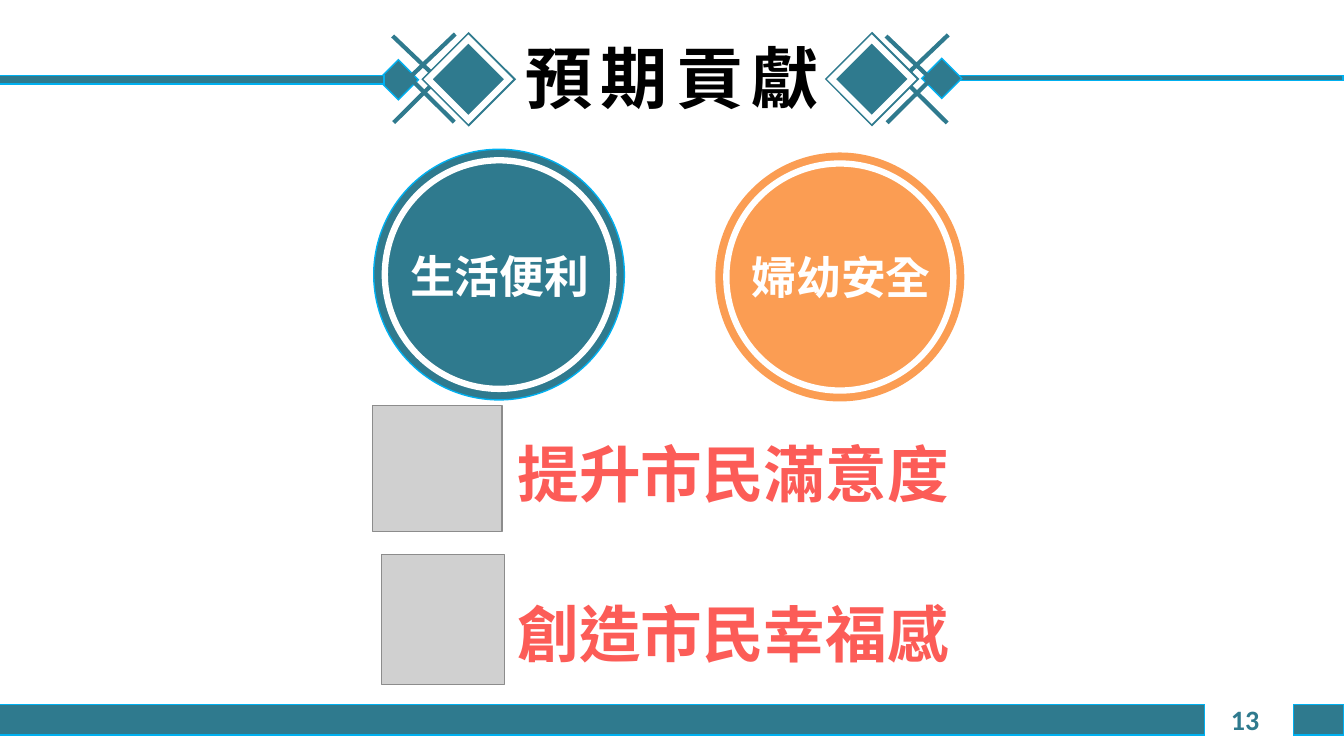
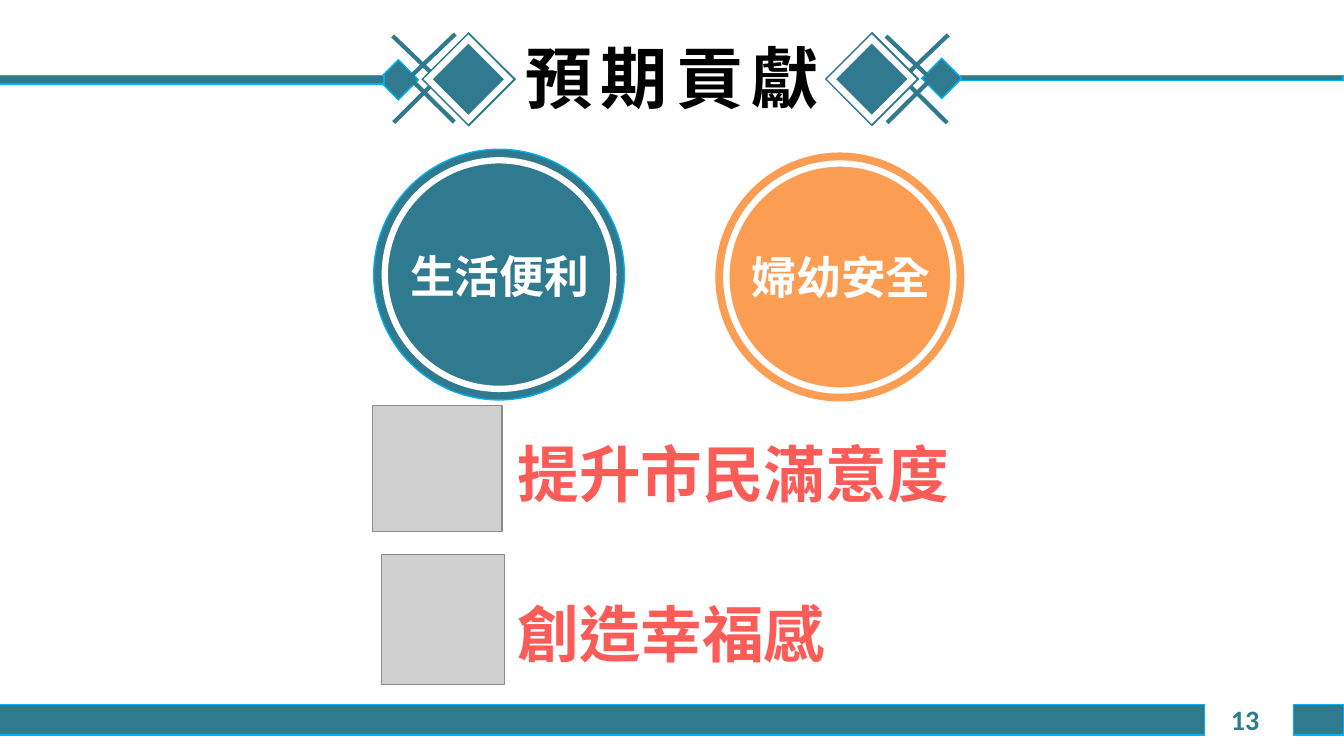
Before and after one commit to explooosion/HsinchuHackathon, a slide deck: slide 13 of 新竹黑克松-生活便利與婦幼安全.pptx. Drawn at 1344x756 pixels with LibreOffice and Linux fonts; fonts in the diff are those of the drawing; grey boxes stand for pictures. Boxes give left, top, right and bottom in pixels: in the first picture for what was removed or moved away, otherwise in the second. Text is boxed around its words. In the diff, an @@ line names an element or a change of style, - is before the commit and + after.

Commit message:
update

```diff
--- a/新竹黑克松-生活便利與婦幼安全.pptx
+++ b/新竹黑克松-生活便利與婦幼安全.pptx
@@ text at (517,604,825,663): text changed @@
-創造市民幸福感
+創造幸福感
```
